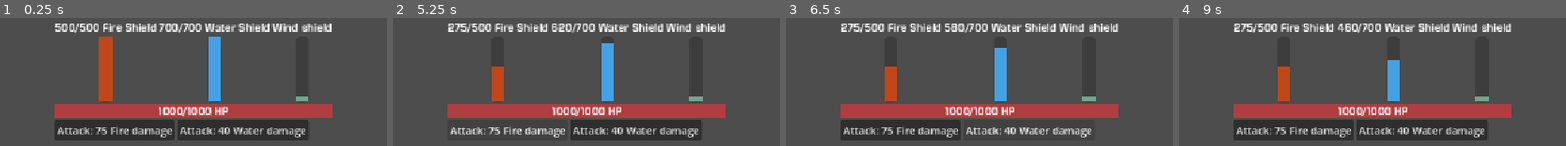
Above: before the commit, frames 1-4 (left to right).
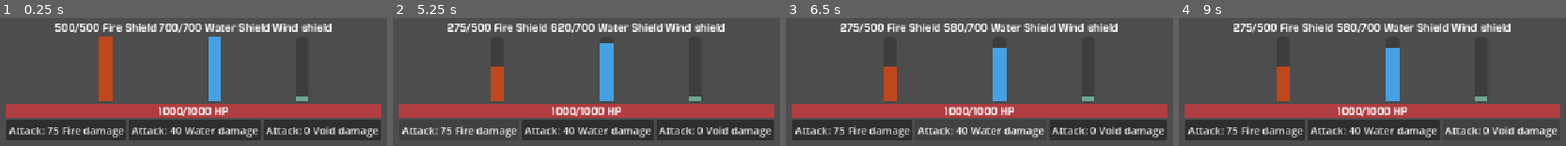
Above: after the commit, the same moments.

Repository: Hazarral/goodnight-Lerax-xathos
Game: Godot game, scene res://canvas_layer.tscn
Same seed, same stepped clock (60 frames per second), same inputs: the game is played once before the commit and once after it.
Inputs (mouse positions are in pixels of both pictures, inside the frame that each line leads up to):
- Up to frame 1 (0.25 s): no input
- Up to frame 2 (5.25 s): click "Attack: 75 Fire damage" at 0.5 s; click "Attack: 40 Water damage" at 1.25 s; click (714, 130) at 2 s, where only the run after the commit has a clickable "Attack: 0 Void damage"; click "Attack: 75 Fire damage" at 2.75 s; click "Attack: 40 Water damage" at 3.5 s; click (714, 130) at 4.25 s, where only the run after the commit has a clickable "Attack: 0 Void damage"; click "Attack: 75 Fire damage" at 5 s
- Up to frame 3 (6.5 s): click "Attack: 40 Water damage" at 5.75 s
- Up to frame 4 (9 s): click (1500, 130) at 6.5 s, where only the run after the commit has a clickable "Attack: 0 Void damage"; tap Enter at 7.25, 8.75 s; tap Space at 8 s

The runs differ from the first frame. In frame 1, 10% of the frame differs, in the area x 1-99%, y 67-96%; in frame 2, 12%; in frame 3, 13%, in the area x 1-99%, y 4-96%; in frame 4, 12%.

Commit message:
Added void breaching HP

Diff:
--- a/canvas_layer.tscn
+++ b/canvas_layer.tscn
@@ -132,12 +132,18 @@
 [node name="FireAttack" type="Button" parent="VBoxContainer/AttackButtons" unique_id=1703517866]
 custom_minimum_size = Vector2(100, 25)
 layout_mode = 2
-text = "Attack: 50 damage"
+text = "Attack: 0 Fire damage"
 
 [node name="WaterAttack" type="Button" parent="VBoxContainer/AttackButtons" unique_id=2107501839]
 custom_minimum_size = Vector2(100, 25)
 layout_mode = 2
-text = "Attack: 50 damage"
+text = "Attack: 0 Water damage"
+
+[node name="VoidAttack" type="Button" parent="VBoxContainer/AttackButtons" unique_id=863194107]
+custom_minimum_size = Vector2(100, 25)
+layout_mode = 2
+text = "Attack: 0 Void damage"
 
 [connection signal="pressed" from="VBoxContainer/AttackButtons/FireAttack" to="." method="_on_fire_attack_pressed"]
 [connection signal="pressed" from="VBoxContainer/AttackButtons/WaterAttack" to="." method="_on_water_attack_pressed"]
+[connection signal="pressed" from="VBoxContainer/AttackButtons/VoidAttack" to="." method="_on_void_attack_pressed"]
--- a/test.gd
+++ b/test.gd
@@ -29,6 +29,8 @@
 
 @onready var water_attack_button := $VBoxContainer/AttackButtons/WaterAttack
 @export var water_damage := 40
+
+@export var void_damage := 100
 
 ## Text
 const FIRE_SHIELD_TEXT := "%d/%d Fire Shield"
@@ -75,23 +77,48 @@
 			print("Other damage not implemented!")
 			return
 
-func damage(damage_type : DamageAndDot.DamageType, damage : int) -> void:
+func is_breached() -> bool:
+	print("This is a mockup Breached detection")
+	if current_fire_shield <= 0:
+		print("Fire shield breached")
+	if current_water_shield <= 0:
+		print("Water shield breached")
+
+	return current_fire_shield <= 0 or current_water_shield <= 0
+
+func has_no_shield() -> bool:
+	return max_fire_shield <= 0 and max_water_shield <= 0
+
+func damage_hp(damage_to_hp : int) -> void:
+	current_hp = maxi(0, current_hp - damage_to_hp)
+	if current_hp <= 0:
+		print("Target killed!")
+		is_dead = true
+
+	update_hp_bar()
+
+func damage(damage_type : DamageAndDot.DamageType, incoming_damage : int) -> void:
 	if is_dead:
 		print("Target already dead! You can absorb them instead.")
+		return
+	## 0. Void special case
+	if damage_type == DamageAndDot.DamageType.VOID and (is_breached() or has_no_shield()):
+		print("A Shield breached for the Void!")
+		damage_hp(incoming_damage)
 		return
 
 	## 1. Hit the shield first
 	var damage_to_shield : int = 0
 	match damage_type:
 		DamageAndDot.DamageType.FIRE:
-			damage_to_shield = mini(current_fire_shield, damage)
+			damage_to_shield = mini(current_fire_shield, incoming_damage)
 			if damage_to_shield > 0 and current_fire_shield <= 0:
 				print("Fire shield broken!")
 
 			current_fire_shield -= damage_to_shield
 			update_shield_bar(DamageAndDot.DamageType.FIRE)
 		DamageAndDot.DamageType.WATER:
-			damage_to_shield = mini(current_water_shield, damage)
+			damage_to_shield = mini(current_water_shield, incoming_damage)
 			if damage_to_shield > 0 and current_water_shield <= 0:
 				print("Water shield broken!")
 
@@ -103,14 +130,8 @@
 
 	## 2. The surplus will go into HP
 	# This is guaranteed to be non-negative
-	var damage_to_hp := damage - damage_to_shield
-
-	current_hp = maxi(0, current_hp - damage_to_hp)
-	if current_hp <= 0:
-		print("Target killed!")
-		is_dead = true
-
-	update_hp_bar()
+	var damage_to_hp := incoming_damage - damage_to_shield
+	damage_hp(damage_to_hp)
 
 func _on_fire_attack_pressed() -> void:
 	damage(DamageAndDot.DamageType.FIRE, fire_damage)
@@ -118,3 +139,7 @@
 
 func _on_water_attack_pressed() -> void:
 	damage(DamageAndDot.DamageType.WATER, water_damage)
+
+
+func _on_void_attack_pressed() -> void:
+	damage(DamageAndDot.DamageType.VOID, void_damage)
